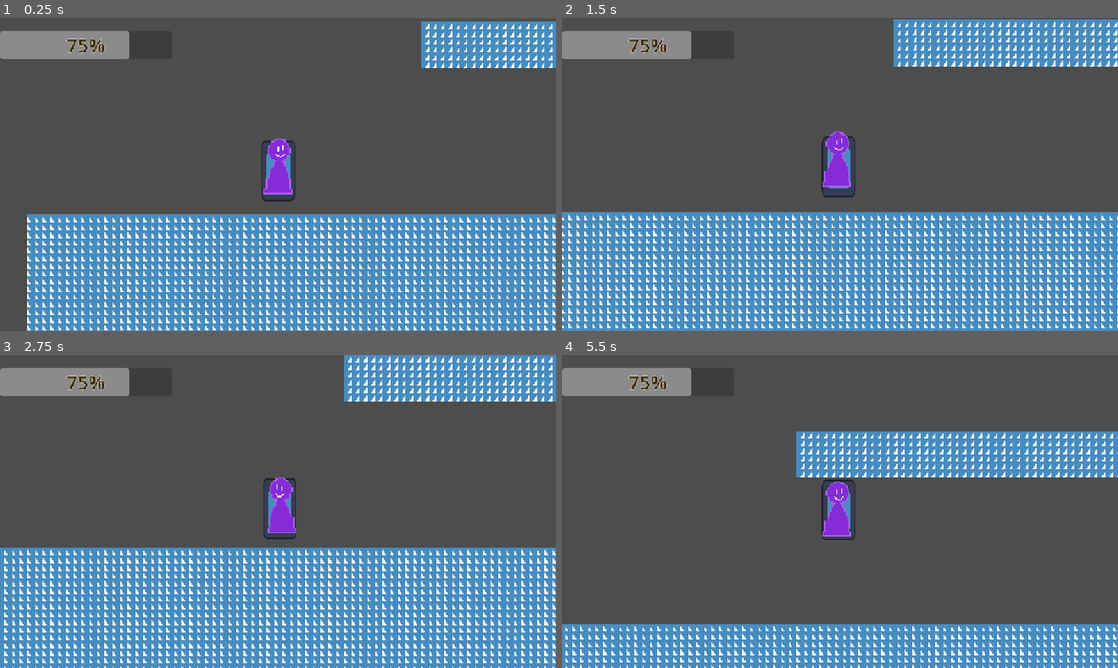
Above: before the commit, frames 1-4 (two rows, left to right).
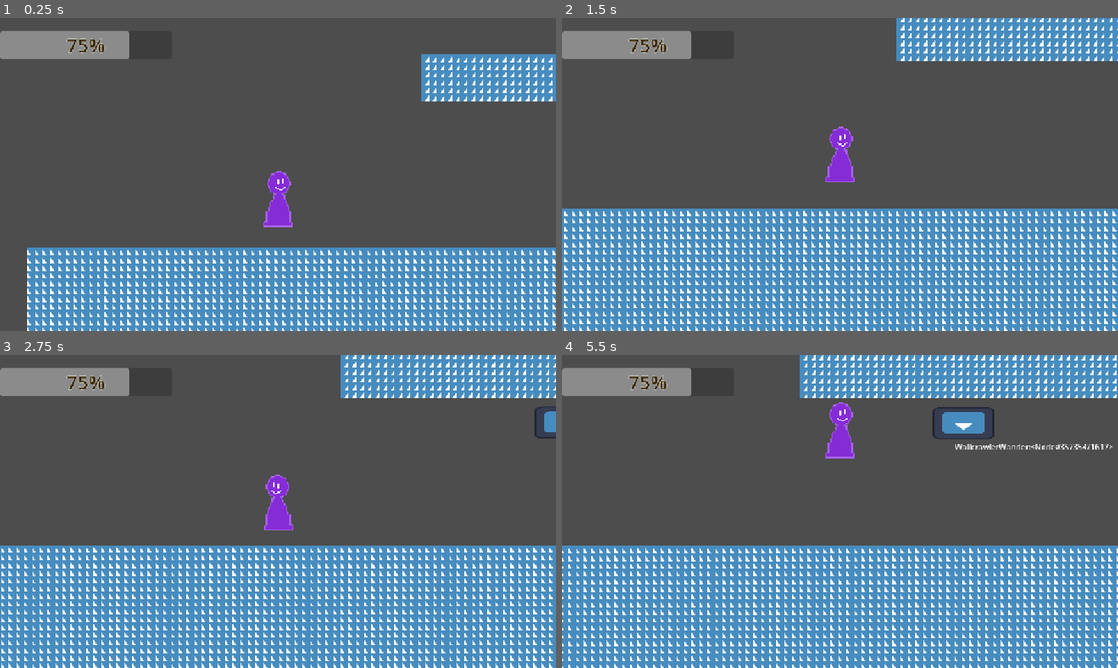
Above: after the commit, the same moments.

Repository: Approxamatrix/Ug-gamejam-summer-2025
Game: Godot game, scene res://Scenes/Levels/TestArea.tscn
Two runs of this game, one before a commit and one after it. Both use one fixed random seed, a clock stepped at 60 frames per second and the inputs below. This scene is started directly instead of the project's main scene. The engine's default icon, where the game draws it, is replaced by a stand-in: a white triangle on a blue panel in a dark square.
Inputs:
- Up to frame 1 (0.25 s): no input
- Up to frame 2 (1.5 s): hold Space (Jump) 0.53-1.28 s; hold D (MoveRight) from 0.53 s (still down); tap , (Shoot) at 0.6 s; tap Space (Jump) at 1.35 s
- Up to frame 3 (2.75 s): tap Space (Jump) at 1.52, 1.82, 2.3 s; tap , (Shoot) at 1.55 s; release D (MoveRight) at 2.03 s; hold A (MoveLeft) from 2.03 s (still down); hold Shift (Dash) from 2.03 s (still down)
- Up to frame 4 (5.5 s): release A (MoveLeft) at 2.78 s; release Shift (Dash) at 2.78 s; hold D (MoveRight) 2.78-4.28 s; tap / (Shield) at 2.85 s; tap Space (Jump) at 3.02, 3.32, 4.52, 4.82 s; tap , (Shoot) at 3.05, 3.6, 4.35 s; hold Space (Jump) 3.53-4.28 s; hold A (MoveLeft) 4.28-5.03 s; hold D (MoveRight) from 5.03 s (still down); hold Space (Jump) from 5.03 s (still down)

The runs differ from the first frame. In frame 1, 23% of the frame differs, in the area x 4-100%, y 1-100%; in frame 2, 20%; in frame 3, 19%; in frame 4, 48%, in the area x 0-100%, y 0-100%.

Commit message:
Cleaned up and revamped the Wallcrawler enemy. So now, it doesn't use a ludicrously large amount of timer nodes to manage actions. Also, the enemy now uses the Statemachine system so that enter and exit functions can now be executed and also, the state logic is much cleaner now !

Diff:
--- /dev/null
+++ b/Resources/Dialogue/CurrenCharacterTalking/Test.tres
@@ -0,0 +1,8 @@
+[gd_resource type="Resource" script_class="CharacterTalkingTemplate" load_steps=2 format=3 uid="uid://bh4j148kf3sm3"]
+
+[ext_resource type="Script" uid="uid://da0rah8ijqlow" path="res://Scripts/ResourceBases/CharacterTalkingTemplate.gd" id="1_oy0q7"]
+
+[resource]
+script = ExtResource("1_oy0q7")
+TalkName = "Test"
+metadata/_custom_type_script = "uid://da0rah8ijqlow"
--- /dev/null
+++ b/Resources/Dialogue/TestDialogue.tres
@@ -0,0 +1,21 @@
+[gd_resource type="Resource" script_class="DialogueList" load_steps=5 format=3 uid="uid://boqdw0xuhkpnj"]
+
+[ext_resource type="Script" uid="uid://ducvtw25wxdij" path="res://Scripts/ResourceBases/DialogueList.gd" id="1_eheyg"]
+[ext_resource type="Script" uid="uid://dqpsrmh38rtd4" path="res://Scripts/ResourceBases/Dialogue.gd" id="1_l4hfo"]
+
+[sub_resource type="Resource" id="Resource_8hejq"]
+script = ExtResource("1_l4hfo")
+CurrentCharTalking = "Test"
+TalkText = "When the imposter is sus !!!"
+metadata/_custom_type_script = "uid://dqpsrmh38rtd4"
+
+[sub_resource type="Resource" id="Resource_l4hfo"]
+script = ExtResource("1_l4hfo")
+CurrentCharTalking = "Test2"
+TalkText = "This might be the second item in the DialogList, perchance..."
+metadata/_custom_type_script = "uid://dqpsrmh38rtd4"
+
+[resource]
+script = ExtResource("1_eheyg")
+Dialogue = Array[ExtResource("1_l4hfo")]([SubResource("Resource_8hejq"), SubResource("Resource_l4hfo")])
+metadata/_custom_type_script = "uid://ducvtw25wxdij"
--- /dev/null
+++ b/Scenes/DialogBox.gd
@@ -0,0 +1,73 @@
+extends Control
+class_name DialogBox
+
+#var inputText : String = "When the imposter is sus !!!"
+@export var TextTimer : Timer
+@export var DialogLabel : Label
+@export var CharLabel : Label
+@export var DialogFile : DialogueList
+
+var DialogIndex : int = 0
+
+func _ready() -> void:
+
+
+	if DialogFile != null:
+		DialogLabel.text = DialogFile.Dialogue[DialogIndex].TalkText
+
+	DialogLabel.visible_ratio = 0
+	pass
+
+func slowprint():
+
+	if DialogLabel.visible_ratio < 1 :
+		#DialogLabel.text = DialogFile.Dialogue[DialogIndex].TalkText
+
+		DialogLabel.visible_ratio += 0.025
+
+
+
+		pass
+
+	pass
+
+func sequenceHandler():
+	if DialogFile != null:
+		if TextTimer.is_stopped():
+			TextTimer.start()
+
+		if DialogLabel.visible_ratio >= 1:
+			#DialogIndex+=1
+			if Input.is_action_just_pressed("Jump") and DialogIndex < DialogFile.Dialogue.size()-1:
+				#if DialogFile.Dialogue[DialogIndex+1] != null:
+				DialogIndex += 1
+				DialogLabel.text = DialogFile.Dialogue[DialogIndex].TalkText
+				DialogLabel.visible_ratio = 0
+				slowprint()
+
+			else:
+				DialogIndex = DialogIndex
+					#DialogLabel.text = DialogFile.Dialogue[DialogIndex].TalkText
+				pass
+
+			#DialogLabel.visible_ratio = 0
+		pass
+		if DialogLabel.visible_ratio < 1:
+			#
+			#if Input.is_action_just_pressed("Jump"):
+				#DialogLabel.visible_ratio = 1
+				#pass
+
+			pass
+		#if DialogLabel.visible_ratio > DialogFile.Dialogue[DialogIndex].TalkText.length() and Input.is_action_just_pressed("Jump"):
+			#DialogLabel.visible_ratio = 1
+			#pass
+
+	pass
+
+
+
+func _physics_process(delta: float) -> void:
+	sequenceHandler()
+
+	pass
--- /dev/null
+++ b/Scenes/Dialoguetest.tscn
@@ -0,0 +1,63 @@
+[gd_scene load_steps=4 format=3 uid="uid://cohgndvqlweq2"]
+
+[ext_resource type="Script" uid="uid://dprkhnmusgahy" path="res://Scenes/DialogBox.gd" id="1_x1g0k"]
+[ext_resource type="Resource" uid="uid://boqdw0xuhkpnj" path="res://Resources/Dialogue/TestDialogue.tres" id="2_51mcq"]
+
+[sub_resource type="StyleBoxFlat" id="StyleBoxFlat_3c5b4"]
+bg_color = Color(0.027451, 0.215686, 0.376471, 0.576471)
+
+[node name="Container" type="Control" node_paths=PackedStringArray("TextTimer", "DialogLabel", "CharLabel")]
+layout_mode = 3
+anchors_preset = 8
+anchor_left = 0.5
+anchor_top = 0.5
+anchor_right = 0.5
+anchor_bottom = 0.5
+offset_left = -20.0
+offset_top = -20.0
+offset_right = 20.0
+offset_bottom = 20.0
+grow_horizontal = 2
+grow_vertical = 2
+script = ExtResource("1_x1g0k")
+TextTimer = NodePath("TextTimer")
+DialogLabel = NodePath("Panel/DialogText")
+CharLabel = NodePath("Panel/CharCurrentlyTalking")
+DialogFile = ExtResource("2_51mcq")
+
+[node name="Panel" type="Panel" parent="."]
+layout_mode = 2
+anchor_left = -9.75
+anchor_top = 4.475
+anchor_right = 10.25
+anchor_bottom = 7.525
+theme_override_styles/panel = SubResource("StyleBoxFlat_3c5b4")
+metadata/_edit_use_anchors_ = true
+
+[node name="DialogText" type="Label" parent="Panel"]
+layout_mode = 1
+anchors_preset = -1
+anchor_left = 0.02
+anchor_top = 0.07
+anchor_right = 0.9825
+anchor_bottom = 0.685
+theme_override_colors/font_outline_color = Color(0, 0, 0, 1)
+theme_override_constants/outline_size = 5
+text = "Test"
+metadata/_edit_use_anchors_ = true
+
+[node name="CharCurrentlyTalking" type="Label" parent="Panel"]
+layout_mode = 1
+anchors_preset = -1
+anchor_top = -0.220164
+anchor_right = 0.245
+anchor_bottom = -0.0316393
+text = "Test"
+horizontal_alignment = 1
+metadata/_edit_use_anchors_ = true
+
+[node name="TextTimer" type="Timer" parent="."]
+process_callback = 0
+wait_time = 0.04
+
+[connection signal="timeout" from="TextTimer" to="." method="slowprint"]
--- a/Scenes/Entities/Enemies/Wallcrawler.tscn
+++ b/Scenes/Entities/Enemies/Wallcrawler.tscn
@@ -13,11 +13,12 @@
 [sub_resource type="CircleShape2D" id="CircleShape2D_apfxx"]
 radius = 408.02
 
-[node name="Wallcrawler" type="CharacterBody2D" node_paths=PackedStringArray("statemanager", "detectionarea", "wallray", "leftray", "rightray", "idletimer", "bullcooldown", "shootagain", "BeginAttackTimer", "changeattackdirdelaytimer", "dirchangecooldown", "shootdelay") groups=["Enemy"]]
+[node name="Wallcrawler" type="CharacterBody2D" node_paths=PackedStringArray("statemanager", "statelabel", "detectionarea", "wallray", "leftray", "rightray", "DirChangeCooldown", "IdleTimer", "AttackCooldownTimer", "AttackDelayTimer") groups=["Enemy"]]
 collision_layer = 4
 collision_mask = 5
 script = ExtResource("1_apfxx")
 statemanager = NodePath("StateManager")
+statelabel = NodePath("Label")
 health = 5
 wanderspeed = 50
 bulletlimit = 100
@@ -27,14 +28,19 @@
 walldist = 40
 leftray = NodePath("LeftRay")
 rightray = NodePath("RightRay")
-idletimer = NodePath("IdleTimer")
-bullcooldown = NodePath("BulletCooldown")
-shootagain = NodePath("ShootAgain")
-BeginAttackTimer = NodePath("BeginAttack")
 beginattackmaxtime = 5.0
-changeattackdirdelaytimer = NodePath("ChangeAttackDirDelay")
-dirchangecooldown = NodePath("DirChangeTimer")
-shootdelay = NodePath("ShootDelay")
+DirChangeCooldown = NodePath("DirChangeCooldown")
+IdleTimer = NodePath("IdleTimer")
+AttackCooldownTimer = NodePath("AttackCooldown")
+AttackDelayTimer = NodePath("AttackDelayTimer")
+
+[node name="Label" type="Label" parent="."]
+offset_left = -18.0
+offset_top = 6.0
+offset_right = 22.0
+offset_bottom = 29.0
+text = "State"
+metadata/_edit_use_anchors_ = true
 
 [node name="Sprite2D" type="Sprite2D" parent="."]
 position = Vector2(0, -31)
@@ -49,10 +55,6 @@
 [node name="RightRay" type="RayCast2D" parent="."]
 position = Vector2(70, 0)
 target_position = Vector2(0, -100)
-
-[node name="DirChangeTimer" type="Timer" parent="."]
-wait_time = 15.0
-one_shot = true
 
 [node name="WallRay" type="RayCast2D" parent="."]
 position = Vector2(0, -30.14)
@@ -70,37 +72,9 @@
 position = Vector2(0, 321)
 shape = SubResource("CircleShape2D_apfxx")
 
-[node name="IdleTimer" type="Timer" parent="."]
-wait_time = 3.0
-one_shot = true
-
-[node name="BulletCooldown" type="Timer" parent="."]
-wait_time = 0.1
-one_shot = true
-
-[node name="ShootAgain" type="Timer" parent="."]
-wait_time = 2.0
-one_shot = true
-
-[node name="BeginAttack" type="Timer" parent="."]
-one_shot = true
-
-[node name="ChangeAttackDirDelay" type="Timer" parent="."]
-wait_time = 0.05
-one_shot = true
-
-[node name="ShootDelay" type="Timer" parent="."]
-wait_time = 3.5
-one_shot = true
-
 [node name="StateManager" type="Node" parent="."]
 script = ExtResource("3_rdfpu")
 metadata/_custom_type_script = "uid://yss4o384w3rj"
-
-[node name="WallcrawlerIdle" type="Node" parent="StateManager" node_paths=PackedStringArray("enemyobj")]
-script = ExtResource("4_rg38e")
-enemyobj = NodePath("../..")
-metadata/_custom_type_script = "uid://0vmrq8n3y8gm"
 
 [node name="WallcrawlerWander" type="Node" parent="StateManager" node_paths=PackedStringArray("enemyobj")]
 script = ExtResource("5_ktrwj")
@@ -112,9 +86,24 @@
 enemyobj = NodePath("../..")
 metadata/_custom_type_script = "uid://csv4sy8cj8o8x"
 
-[connection signal="timeout" from="DirChangeTimer" to="StateManager/WallcrawlerWander" method="_on_dir_change_timer_timeout"]
+[node name="WallcrawlerIdle" type="Node" parent="StateManager" node_paths=PackedStringArray("enemyobj")]
+script = ExtResource("4_rg38e")
+enemyobj = NodePath("../..")
+metadata/_custom_type_script = "uid://0vmrq8n3y8gm"
+
+[node name="IdleTimer" type="Timer" parent="."]
+one_shot = true
+
+[node name="DirChangeCooldown" type="Timer" parent="."]
+wait_time = 3.0
+autostart = true
+
+[node name="AttackCooldown" type="Timer" parent="."]
+wait_time = 5.0
+one_shot = true
+
+[node name="AttackDelayTimer" type="Timer" parent="."]
+one_shot = true
+
 [connection signal="body_entered" from="DetectionArea" to="." method="_on_detection_area_body_entered"]
 [connection signal="body_exited" from="DetectionArea" to="." method="_on_detection_area_body_exited"]
-[connection signal="timeout" from="ShootAgain" to="." method="_on_shoot_again_timeout"]
-[connection signal="timeout" from="BeginAttack" to="." method="_on_begin_attack_timeout"]
-[connection signal="timeout" from="ChangeAttackDirDelay" to="." method="change_attack_dir_timeout"]
--- a/Scenes/Levels/TestArea.tscn
+++ b/Scenes/Levels/TestArea.tscn
@@ -1,8 +1,7 @@
-[gd_scene load_steps=7 format=4 uid="uid://c8i4eavblks0e"]
+[gd_scene load_steps=6 format=4 uid="uid://c8i4eavblks0e"]
 
 [ext_resource type="PackedScene" uid="uid://cj3vm8nx1o1jj" path="res://Scenes/Player.tscn" id="1_aok27"]
 [ext_resource type="Texture2D" uid="uid://c6uir1mqtm15g" path="res://icon.svg" id="2_bosm0"]
-[ext_resource type="Script" uid="uid://3gvuuhy0nnbn" path="res://Scripts/Entities/fake_player.gd" id="3_572mh"]
 [ext_resource type="PackedScene" uid="uid://t20jlepxhm0y" path="res://Scenes/Entities/Enemies/Wallcrawler.tscn" id="4_bosm0"]
 
 [sub_resource type="TileSetAtlasSource" id="TileSetAtlasSource_aok27"]
@@ -142,28 +141,14 @@
 
 [node name="TestRoom" type="Node2D"]
 
-[node name="Player" parent="." node_paths=PackedStringArray("Camera") instance=ExtResource("1_aok27")]
+[node name="Player" parent="." instance=ExtResource("1_aok27")]
 position = Vector2(-648, 9)
-Camera = NodePath("../Camera2D")
 CameraoffsetY = -10
-
-[node name="Camera2D" type="Camera2D" parent="."]
-position = Vector2(-648, 0)
-scale = Vector2(0.546875, 0.984375)
-process_callback = 0
-
-[node name="FakePlayer" type="Sprite2D" parent="." node_paths=PackedStringArray("player")]
-physics_interpolation_mode = 1
-position = Vector2(-648, 0)
-scale = Vector2(0.546875, 0.984375)
-texture = ExtResource("2_bosm0")
-script = ExtResource("3_572mh")
-player = NodePath("../Player")
-metadata/_custom_type_script = "uid://3gvuuhy0nnbn"
+CamMaxDistanceFromPlayer = 230.0
 
 [node name="TileMapLayer" type="TileMapLayer" parent="."]
 tile_map_data = PackedByteArray("AAC3/woAAAAEAAIAAAC3/wsAAAAEAAIAAAC3/wwAAAAEAAIAAAC3/w0AAAAEAAIAAAC3/w4AAAAEAAIAAAC3/w …(76528 unchanged characters)…
 tile_set = SubResource("TileSet_aok27")
 
 [node name="Wallcrawler" parent="." instance=ExtResource("4_bosm0")]
-position = Vector2(266, -62)
+position = Vector2(249, -62)
--- a/Scenes/Player.tscn
+++ b/Scenes/Player.tscn
@@ -25,7 +25,7 @@
 Camera = NodePath("Camera2D")
 PlyrSprite = NodePath("Sprite2D")
 CameraoffsetY = 20
-CamMaxDistanceFromPlayer = 150.0
+CamMaxDistanceFromPlayer = 200.0
 
 [node name="Sprite2D" type="Sprite2D" parent="."]
 position = Vector2(0, 1)
--- a/Scripts/Entities/Enemies/Wallcrawler.gd
+++ b/Scripts/Entities/Enemies/Wallcrawler.gd
@@ -8,6 +8,8 @@
 
 
 @export var statemanager : StateManager
+
+@export var statelabel : Label
 
 @export var health : int
 
@@ -29,33 +31,22 @@
 @export var leftray : RayCast2D
 @export var rightray : RayCast2D
 
-@export var idletimer : Timer
-
-@export var bullcooldown : Timer
-
-@export var shootagain : Timer
-
-@export var BeginAttackTimer : Timer
-
 @export var beginattackmaxtime : float
 
-@export var changeattackdirdelaytimer : Timer
-
-@export var player : Player
+var player : Player
 
 var currbullets : int
 
 var dirtoplyr : Vector2
 
+@export var DirChangeCooldown : Timer
 
+@export var IdleTimer : Timer
 
-enum Enemystates {Idle, Wander, Shoot, Die}
+@export var AttackCooldownTimer : Timer
 
-var state : Enemystates
+@export var AttackDelayTimer : Timer
 
-@export var dirchangecooldown : Timer
-
-@export var shootdelay : Timer
 
 var wanderdir : int = -1
 
@@ -76,40 +67,7 @@
 
 	move_and_slide()
 
-
-	if health <= 0 and state != Enemystates.Die:
-
-		state = Enemystates.Die
-
-		pass
-
-	pass
-
-
-#
-#func EnemyStateManager():
-	#
-	#match state:
-		#
-		#Enemystates.Die:
-			#
-			#velocity.x = 0
-			#queue_free()
-			#
-			#pass
-		#
-		#Enemystates.Wander:
-			#
-			#
-			#
-			#pass
-	#pass
-	#
-
-
-
-
-
+	statelabel.text = str(statemanager.currentstate)
 
 
 
@@ -127,22 +85,14 @@
 
 	if body.is_in_group("Player"):
 
-		#randomizebeginattacktimer()
 
 		player = body
 		dirtoplyr = self.global_position.direction_to(player.global_position)
 
-		changeattackdirdelaytimer.start()
-
-
-		if BeginAttackTimer.is_stopped():
-			BeginAttackTimer.start()
-			changeattackdirdelaytimer.start()
 
 
 
-
-	pass # Replace with function body.
+	pass
 
 
 func _on_detection_area_body_exited(body: Node2D) -> void:
@@ -151,48 +101,27 @@
 
 		player = null
 
-		if state == Enemystates.Shoot:
 
-			statemanager.change_state("WallcrawlerIdle")
+		statemanager.change_state("WallcrawlerIdle")
 
-			pass
-
-		#shootagain.stop()
-		#BeginAttackTimer.stop()
-		#changeattackdirdelaytimer.stop()
+		pass
 
 
 
 
 
-	pass # Replace with function body.
 
 
-func _on_begin_attack_timeout() -> void:
-	if idletimer.is_stopped():
-
-		if player != null:
-			if state == Enemystates.Wander or state == Enemystates.Idle:
-				print("attack starts now !!")
-				#currbullets = 0
-				print("currbullets" + str(currbullets))
-				statemanager.change_state("WallcrawlerShoot")
+	pass
 
 
 
-				pass
-	else:
-
-		BeginAttackTimer.start()
-
-		pass
-		pass # Replace with function body.
 
 
 func change_attack_dir_timeout() -> void:
 	if player != null:
 		dirtoplyr = self.global_position.direction_to(player.global_position)
-	pass # Replace with function body.
+	pass
 
 
 func take_damage(damage : int):
--- a/Scripts/Entities/Enemies/Wallcrawler/WallcrawlerIdle.gd
+++ b/Scripts/Entities/Enemies/Wallcrawler/WallcrawlerIdle.gd
@@ -1,13 +1,11 @@
 extends Basestate
 class_name WallcrawlerIdle
 
-
+#NOTE : This is basically a reset state. Don't bother with adding much (or any) funcitonality here !
 @export var enemyobj : Wallcrawler
 
 func enter():
 
-	if  enemyobj.idletimer.is_stopped():
-				enemyobj.idletimer.start()
 
 	print("idling")
 
@@ -17,13 +15,6 @@
 
 	enemyobj.velocity.x = 0
 
-	if enemyobj.detectionarea.has_overlapping_bodies():
-
-		pass
-
-
-
-
 	StateChangeSignal.emit("WallcrawlerWander")
 
 	pass
--- a/Scripts/Entities/Enemies/Wallcrawler/WallcrawlerShoot.gd
+++ b/Scripts/Entities/Enemies/Wallcrawler/WallcrawlerShoot.gd
@@ -7,10 +7,15 @@
 
 	print("Shoot")
 
+	enemyobj.AttackDelayTimer.start()
+
+	enemyobj.velocity = Vector2.ZERO
+
 	pass
 
 func shootenemy():
 	#print("POW !")
+	enemyobj.velocity.x = 0
 	if enemyobj.player != null:
 	#if currbullets < bulletlimit:
 		var bullet = enemyobj.bulletscene.instantiate()
@@ -23,18 +28,9 @@
 		print(enemyobj.dirtoplyr)
 		enemyobj.currbullets += 1
 
-		if enemyobj.changeattackdirdelaytimer.is_stopped():
-			#print("AAAAAAAAAAAAAdddddddd")
-			enemyobj.changeattackdirdelaytimer.start()
-
-		#BeginAttackTimer.start()
-
-		enemyobj.randomizebeginattacktimer()
-
 		StateChangeSignal.emit("WallcrawlerWander")
 
 
-			#dirtoplyr = self.global_position.direction_to(player.global_position)
 
 
 	else:
@@ -46,34 +42,13 @@
 
 	enemyobj.velocity.x = 0
 
-
-
-	if enemyobj.player != null:
-
-
-
-		if enemyobj.bullcooldown.is_stopped() and enemyobj.shootagain.is_stopped():
-
-
-			if enemyobj.shootdelay.is_stopped():
-				#shootenemy()
-				#velocity.x = 0
-				print("velocity:")
-				print(enemyobj.velocity.x)
-				enemyobj.shootdelay.start()
-			enemyobj.bullcooldown.start()
-
-
-
-
-		#if currbullets >= bulletlimit:
-
-		if enemyobj.shootagain.is_stopped():
-
-			enemyobj.shootagain.start()
+	if enemyobj.player == null:
+		pass
+	else:
+		if enemyobj.AttackDelayTimer.is_stopped():
+			shootenemy()
 			pass
-
-			pass
+		pass
 
 
 
@@ -81,15 +56,8 @@
 
 
 
-func randomizebeginattacktimer():
-	#if idletimer.is_stopped():
-	if enemyobj.BeginAttackTimer.is_stopped():
-		enemyobj.BeginAttackTimer.wait_time = randi_range(0.5,enemyobj.beginattackmaxtime)
-		enemyobj.BeginAttackTimer.start()
-	else:
-		pass
-
 func exit():
-
+	print("exiting shooting state")
+	enemyobj.AttackCooldownTimer.start()
 	enemyobj.currbullets = 0
 	pass
--- a/Scripts/Entities/Enemies/Wallcrawler/WallcrawlerWander.gd
+++ b/Scripts/Entities/Enemies/Wallcrawler/WallcrawlerWander.gd
@@ -13,10 +13,10 @@
 
 func wander():
 
-	## add a timer which has a cooldown on how when the wanderdir can change
 
-	if enemyobj.dirchangecooldown.is_stopped():
-		#wanderdir = randi_range(-1,1)
+	if enemyobj.DirChangeCooldown.is_stopped():
+
+		enemyobj.DirChangeCooldown.wait_time = randi_range(3,10)
 
 		if enemyobj.wanderdir == 0 and enemyobj.facingdir != 0:
 			enemyobj.wanderdir = enemyobj.facingdir
@@ -28,7 +28,8 @@
 			#wanderdir = wanderdir * -1
 			pass
 
-		enemyobj.dirchangecooldown.start()
+		enemyobj.wanderdir = enemyobj.wanderdir * -1
+
 
 
 	if enemyobj.wallray.is_colliding() and enemyobj.wallray.get_collider().is_in_group("Enemy") :
@@ -38,8 +39,6 @@
 
 	if (enemyobj.rightray.is_colliding() and !enemyobj.leftray.is_colliding() ) or (enemyobj.wallray.is_colliding() and enemyobj.wallray.target_position.x < -1 ):
 
-		StateChangeSignal.emit("WallcrawlerIdle")
-
 		enemyobj.wanderdir = 1
 
 
@@ -48,31 +47,20 @@
 
 		#velocity.x = 0
 
-		StateChangeSignal.emit("WallcrawlerIdle")
+		enemyobj.wanderdir = -1
 
 
-		enemyobj.wanderdir = -1
-
-	#if !leftray.is_colliding() and !rightray.is_colliding():
-#
-		#wanderdir = 0
-		#pass
-
-
-	#detectorray.target_position.x = targetrange * facingdir
 
 	enemyobj.wallray.target_position.x = enemyobj.walldist * enemyobj.facingdir
 
-	#wanderspeed = randi_range(0,maxwanderrange)
 
 	var wanderpos = Vector2(enemyobj.wanderdir * enemyobj.wanderspeed,0)
 
-#
-	#if spawnpoint.distance_to(wanderpos) > maxwanderrange:
-		#wanderpos.x = wanderpos.x / maxwanderrange
+
 
 
 	enemyobj.velocity.x = wanderpos.x
+
 
 
 func _on_dir_change_timer_timeout() -> void:
@@ -85,6 +73,27 @@
 
 	pass # Replace with function body.
 
+
+func _on_begin_attack_timeout() -> void:
+	pass
+	#if enemyobj.idletimer.is_stopped():
+		#
+		#if enemyobj.player != null:
+			#print("attack starts now !!")
+			##currbullets = 0
+			#print("currbullets" + str(enemyobj.currbullets))
+			#StateChangeSignal.emit("WallcrawlerShoot")
+			#
+			#
+			#
+			#pass
+	#else:
+		#
+		#
+		#pass
+		#pass # Replace with function body.
+
+
 func update():
 
 
@@ -95,34 +104,12 @@
 	#print("wandering")
 	#if stopwandering.is_stopped():
 	wander()
-		#stopwandering.start()
 
-	if enemyobj.detectionarea.has_overlapping_bodies():
+	#print(enemyobj.wanderdir)
+
+	if enemyobj.player and enemyobj.AttackCooldownTimer.is_stopped():
+		StateChangeSignal.emit("WallcrawlerShoot")
 		pass
-
-
-	if enemyobj.player != null:
-		#randomizebeginattacktimer()
-		pass
-
-	if enemyobj.player == null:
-		enemyobj.BeginAttackTimer.stop()
-
-
-
-	enemyobj.facingdir = enemyobj.wanderdir
-
-
-	if enemyobj.detectionarea.has_overlapping_bodies():
-		pass
-
-
-	if enemyobj.player != null:
-		#randomizebeginattacktimer()
-		pass
-
-	if enemyobj.player == null:
-		enemyobj.BeginAttackTimer.stop()
 
 	pass
 
--- /dev/null
+++ b/Scripts/ResourceBases/CharacterTalkingTemplate.gd
@@ -0,0 +1,5 @@
+extends Resource
+class_name CharacterTalkingTemplate
+
+@export var TalkSprite : Texture2D
+@export var TalkName : String
--- /dev/null
+++ b/Scripts/ResourceBases/Dialogue.gd
@@ -0,0 +1,5 @@
+extends Resource
+class_name Dialog
+
+@export var CurrentCharTalking : String
+@export var TalkText : String
--- /dev/null
+++ b/Scripts/ResourceBases/DialogueList.gd
@@ -0,0 +1,4 @@
+extends Resource
+class_name DialogueList
+
+@export var Dialogue : Array[Dialog]
Not shown, added: Scenes/DialogBox.gd.uid
Not shown, added: Scripts/ResourceBases/CharacterTalkingTemplate.gd.uid
Not shown, added: Scripts/ResourceBases/Dialogue.gd.uid
Not shown, added: Scripts/ResourceBases/DialogueList.gd.uid
